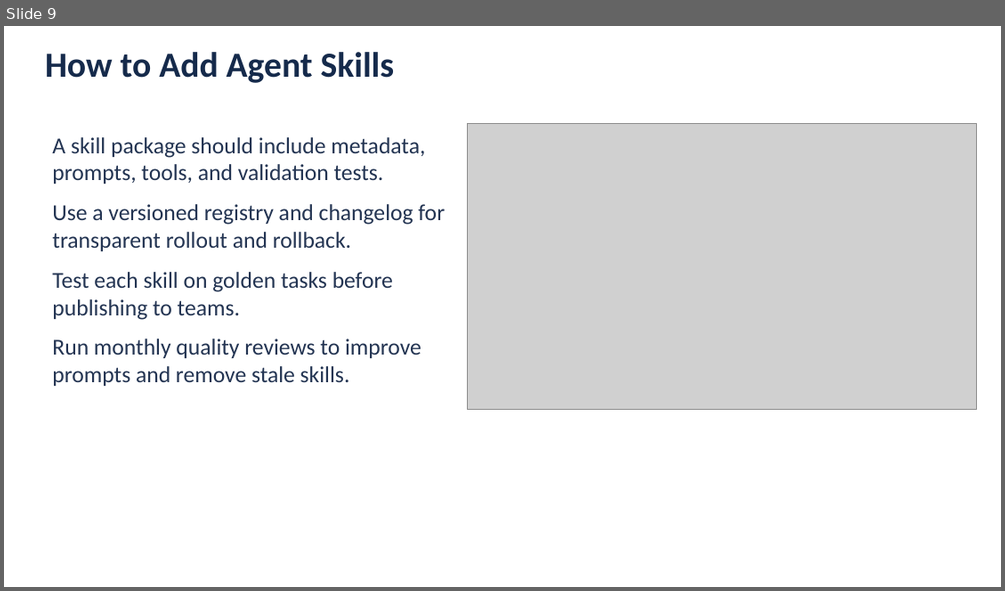
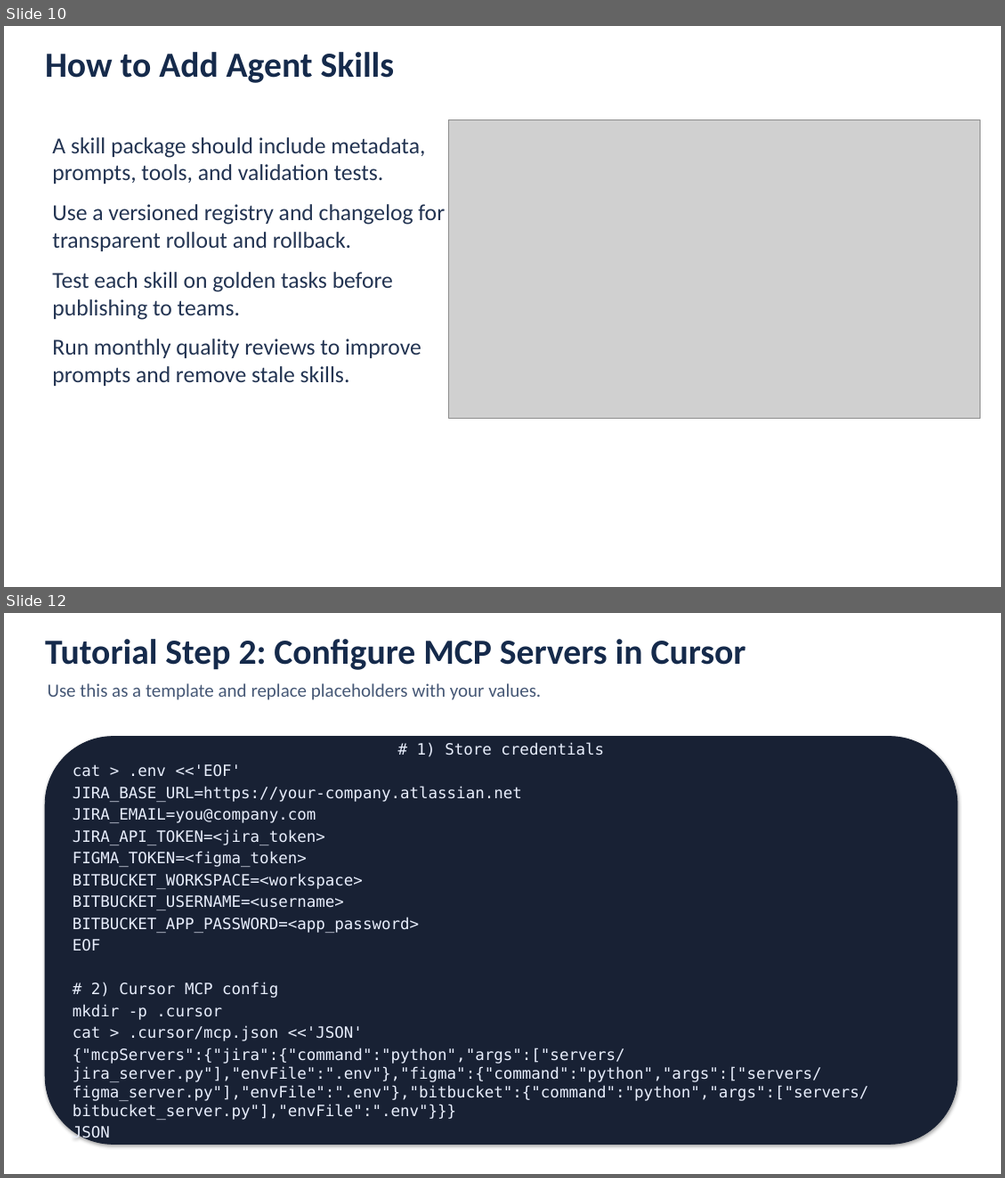
Before and after one commit to hassanahmedfoodservicesdirectunilever/cursor, a slide deck: Solution_Assessment_Cursor_AI_Capabilities_Integration_Review.pptx. Shown one above the other, each under a label of ours: slide 9 before the commit, slides 10 and 12 after it; the slides between them are not shown. The pictures are 1005x591 and 1005x1178 pixels, drawn with LibreOffice and Linux fonts; fonts in the diff are those of the drawing; grey boxes stand for pictures. Boxes give left, top, right and bottom in pixels: in the first picture for what was removed or moved away, otherwise in the second. Text is boxed around its words. In the diff, an @@ line names an element or a change of style, - is before the commit and + after.

```diff
--- a/Solution_Assessment_Cursor_AI_Capabilities_Integration_Review.pptx
+++ b/Solution_Assessment_Cursor_AI_Capabilities_Integration_Review.pptx
@@ slide 12 added at box(4, 613, 1001, 1174), background #FFFFFF @@
@@ text added at box(45, 639, 746, 670), 34 pt, text #152A4B, bold @@
+Tutorial Step 2: Configure MCP Servers in Cursor
@@ text added at box(48, 683, 541, 700), 18 pt, text #465876 @@
+Use this as a template and replace placeholders with your values.
@@ rounded rectangle added at box(45, 737, 957, 1144), fill #182134, outline #182134 0.75 pt, 15 pt, text #E8EEFC @@
+# 1) Store credentials
+cat > .env <<'EOF'
+JIRA_BASE_URL=https://your-company.atlassian.net
+JIRA_EMAIL=you@company.com
+JIRA_API_TOKEN=<jira_token>
+FIGMA_TOKEN=<figma_token>
+BITBUCKET_WORKSPACE=<workspace>
+BITBUCKET_USERNAME=<username>
+BITBUCKET_APP_PASSWORD=<app_password>
+EOF
+# 2) Cursor MCP config
+mkdir -p .cursor
+cat > .cursor/mcp.json <<'JSON'
+{"mcpServers":{"jira":{"command":"python","args":["servers/jira_server.py"],"envFile":".env"},"figma":{"command":"python","args":["servers/figma_server.py"],"envFile":".env"},"bitbucket":{"command":"python","args":["servers/bitbucket_server.py"],"envFile":".env"}}}
+JSON
@@ what was slide 9 is now slide 10 @@
@@ slide 10 changed as well @@
@@ picture: place and size @@
-picture at box(468, 123, 976, 410)
+picture at box(449, 119, 979, 418)
```
Also in this commit, not shown: 11 other slides changed, 7 other slides added, 13 other files.
